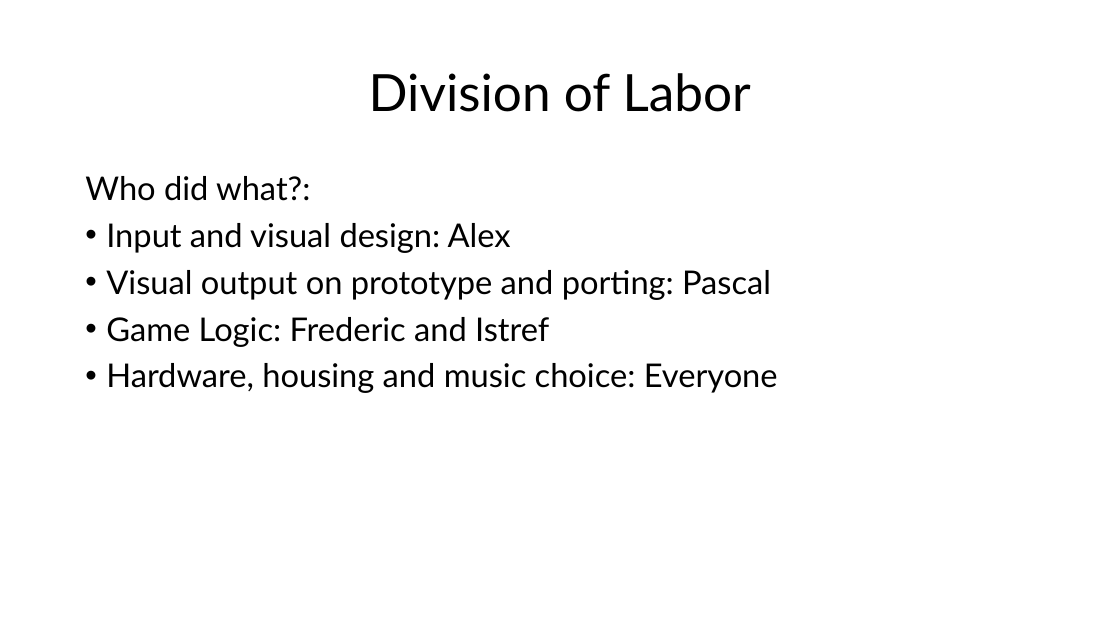
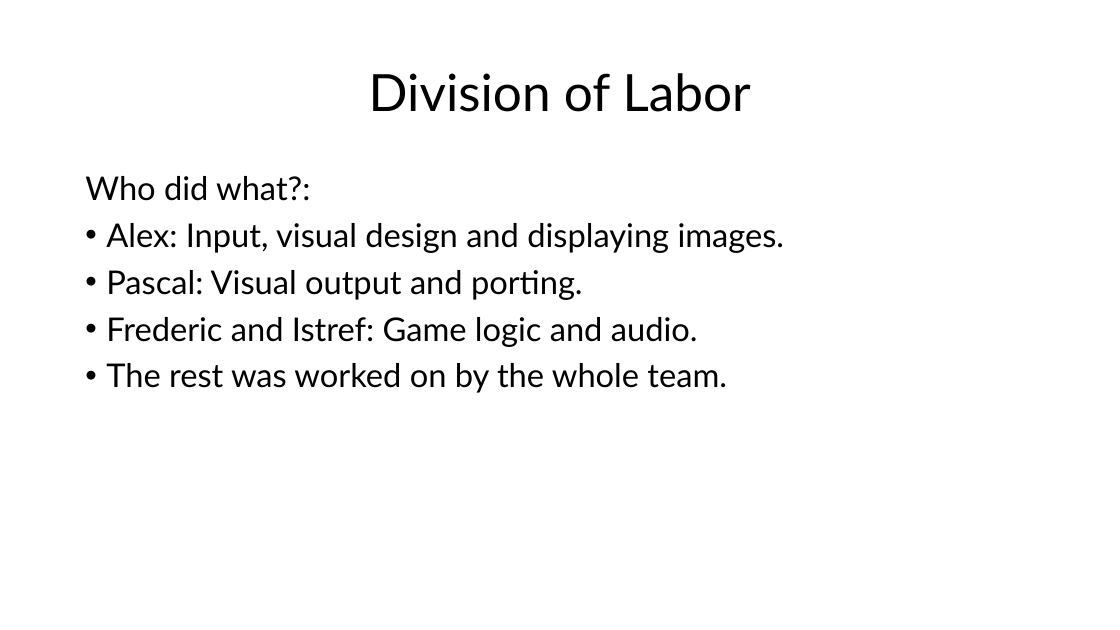
Before and after one commit to AlexMarggraf/Flooduino, a slide deck: slide 4 of recources/Final_Presentation.pptx. Drawn at 1120x630 pixels with LibreOffice and Linux fonts; fonts in the diff are those of the drawing. Boxes give left, top, right and bottom in pixels: in the first picture for what was removed or moved away, otherwise in the second. Text is boxed around its words. In the diff, an @@ line names an element or a change of style, - is before the commit and + after.

Commit message:
Add ajustments to the final PowerPoint Presentation

```diff
--- a/recources/Final_Presentation.pptx
+++ b/recources/Final_Presentation.pptx
@@ text at (106,223,785,393): text changed @@
-• Input and visual design: Alex
-• Visual output on prototype and porting: Pascal
-• Game Logic: Frederic and Istref
-• Hardware, housing and music choice: Everyone
+• Alex: Input, visual design and displaying images.
+• Pascal: Visual output and porting.
+• Frederic and Istref: Game logic and audio.
+• The rest was worked on by the whole team.
```
